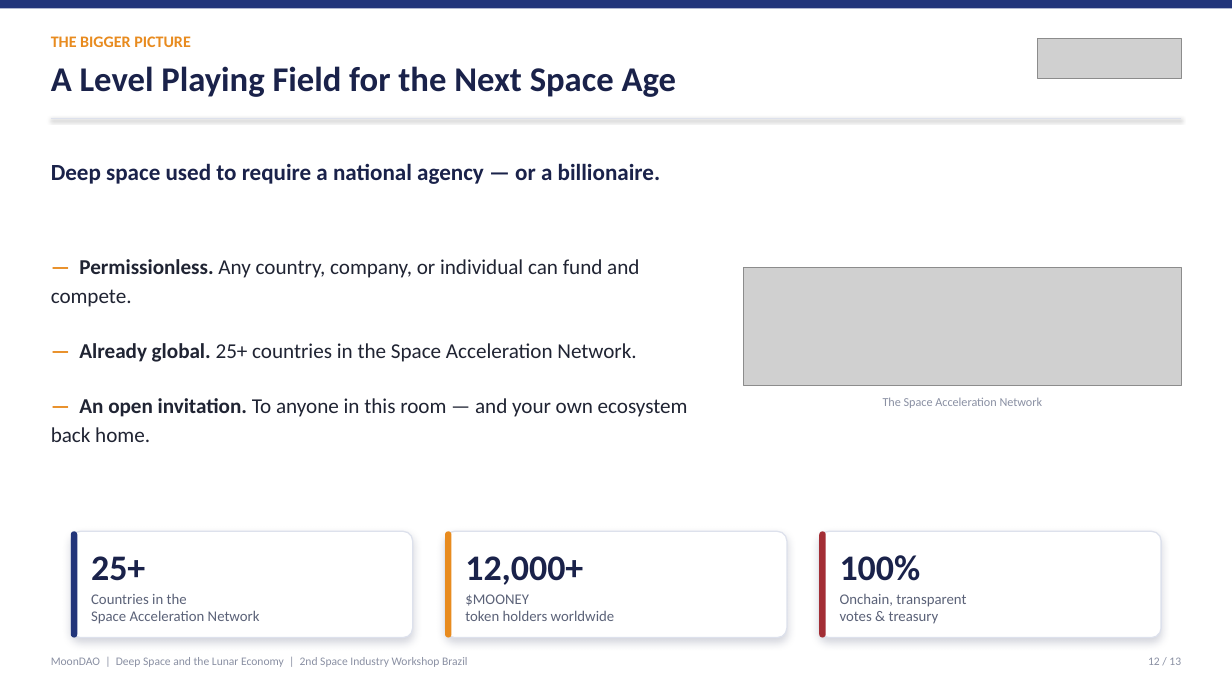
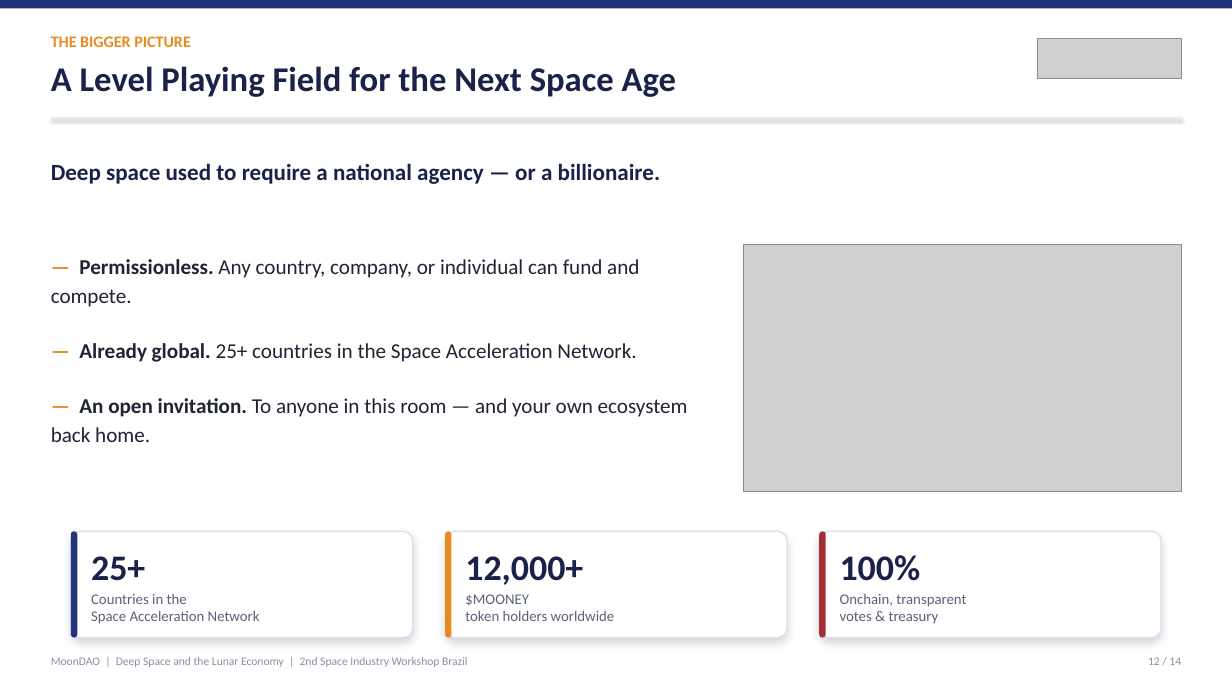
Before and after one commit to Official-MoonDao/MoonDAO, a slide deck: slide 12 of presentations/rio-innovation-week-2026/dist/MoonDAO_Rio_Innovation_Week.pptx. Drawn at 1232x693 pixels with LibreOffice and Linux fonts; fonts in the diff are those of the drawing; grey boxes stand for pictures. Boxes give left, top, right and bottom in pixels: in the first picture for what was removed or moved away, otherwise in the second. Text is boxed around its words. In the diff, an @@ line names an element or a change of style, - is before the commit and + after.

```diff
--- a/presentations/rio-innovation-week-2026/dist/MoonDAO_Rio_Innovation_Week.pptx
+++ b/presentations/rio-innovation-week-2026/dist/MoonDAO_Rio_Innovation_Week.pptx
@@ picture removed at box(744, 268, 1181, 385) @@
@@ picture added at box(744, 245, 1181, 492) @@
@@ text removed at box(883, 397, 1043, 408) @@
-The Space Acceleration Network
@@ text at box(1148, 657, 1181, 665): text changed @@
-12 / 13
+12 / 14
```
Also in this commit, not shown: 12 other slides changed, 1 slide added, 7 other files.
